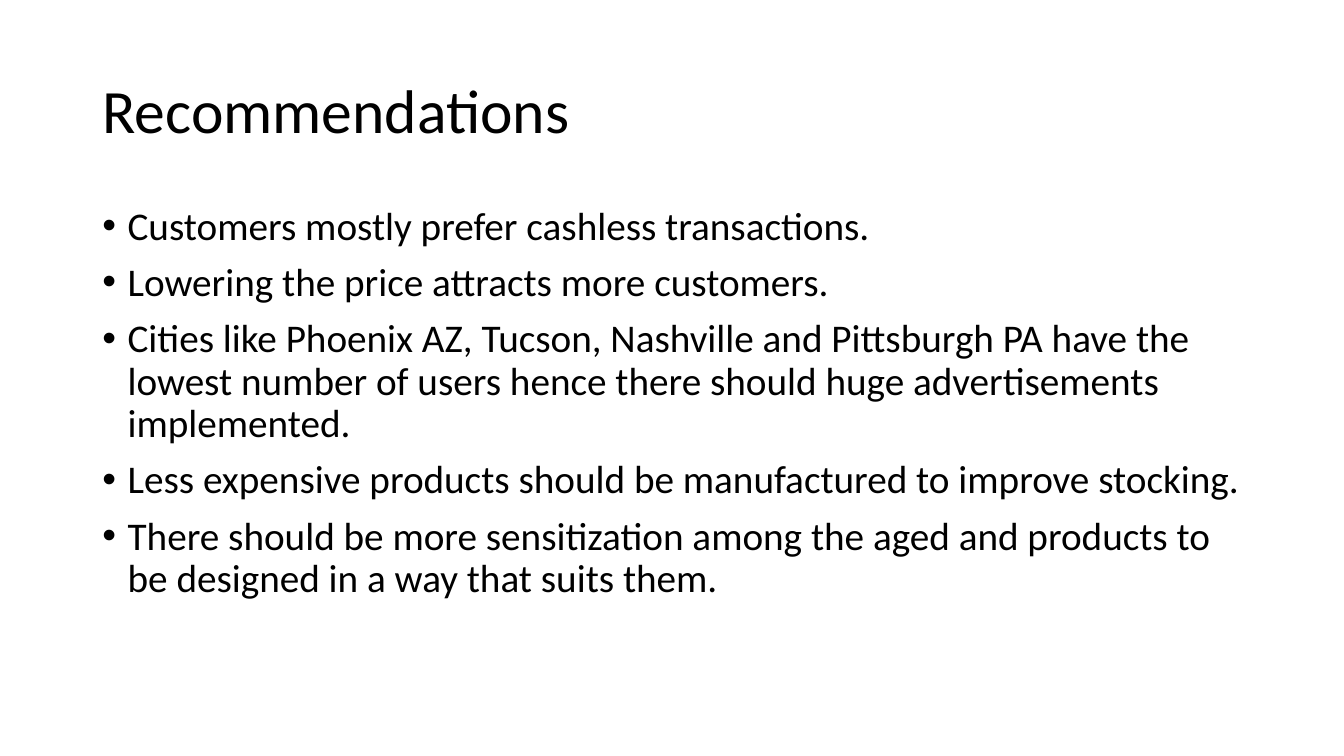
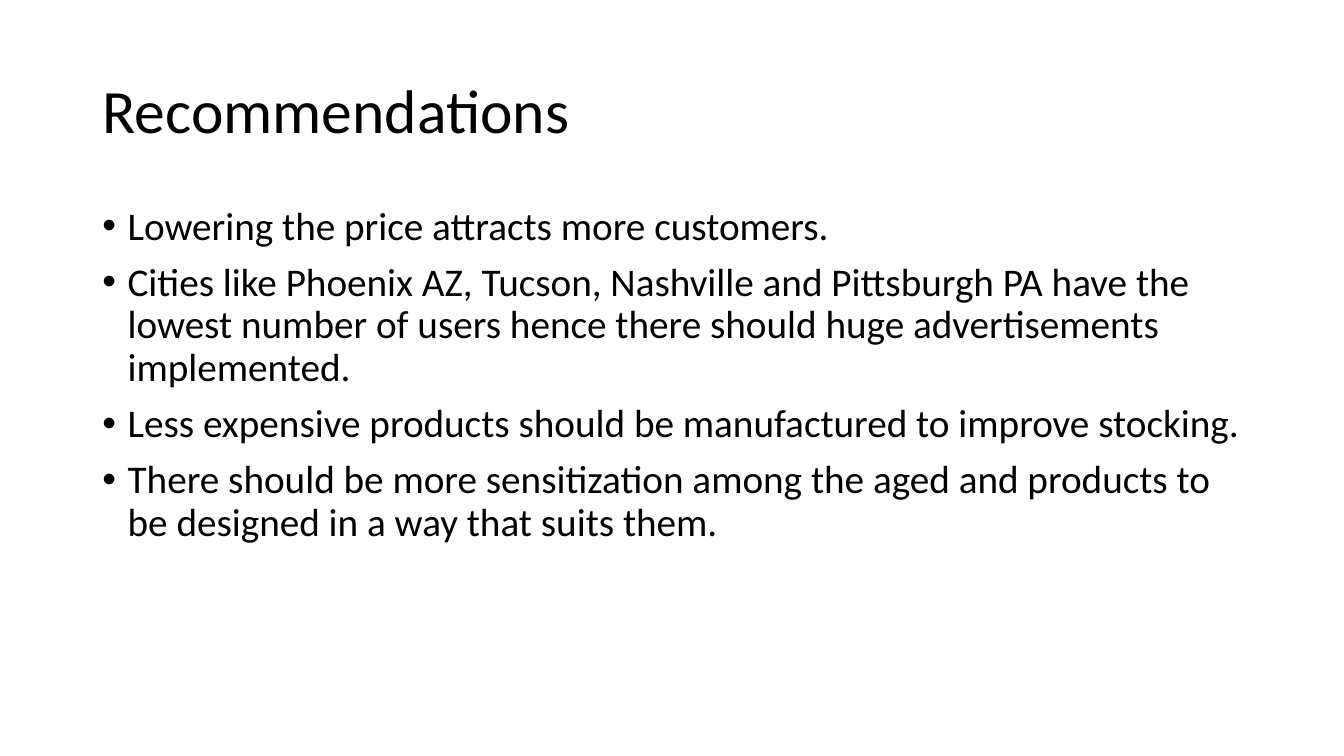
Before and after one commit to D-Kalen/Week-2, a slide deck: slide 19 of G2M insight for Cab Investment firm.pptx. Drawn at 1344x756 pixels with LibreOffice and Linux fonts; fonts in the diff are those of the drawing. Boxes give left, top, right and bottom in pixels: in the first picture for what was removed or moved away, otherwise in the second. Text is boxed around its words. In the diff, an @@ line names an element or a change of style, - is before the commit and + after.

```diff
--- a/G2M insight for Cab Investment firm.pptx
+++ b/G2M insight for Cab Investment firm.pptx
@@ text at (x1=128, y1=212, x2=869, y2=247): paragraph removed @@
-• Customers mostly prefer cashless transactions.
```
Also in this commit, not shown: 1 other slide changed.
